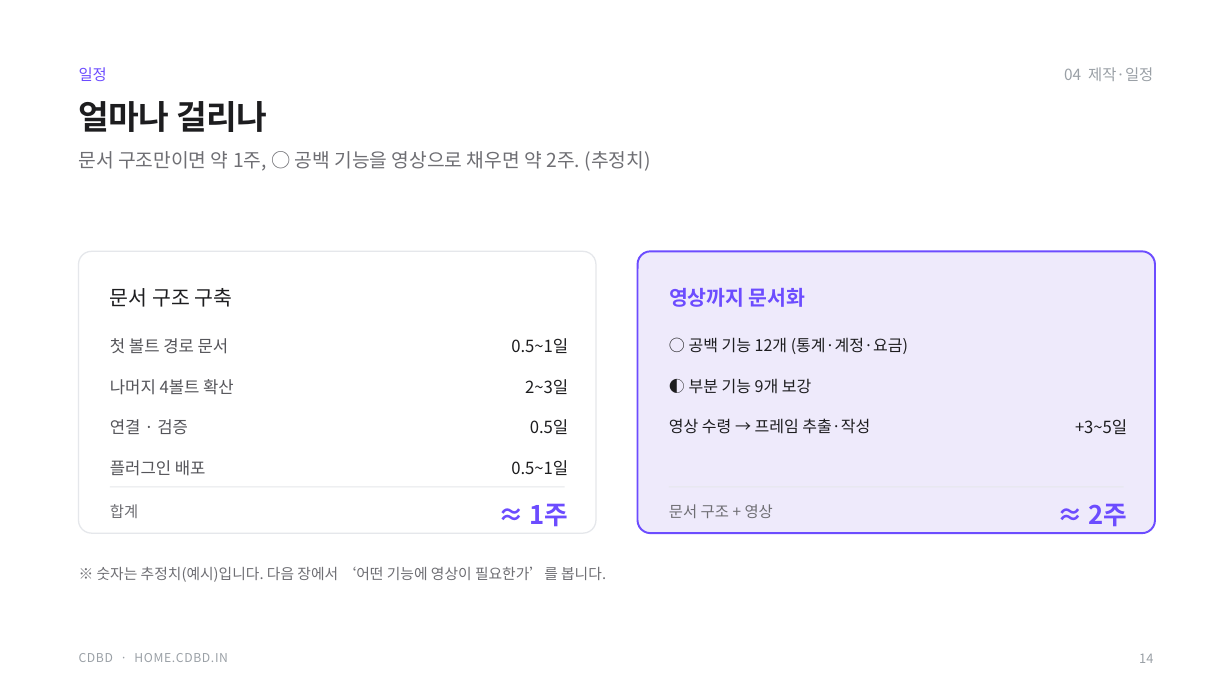
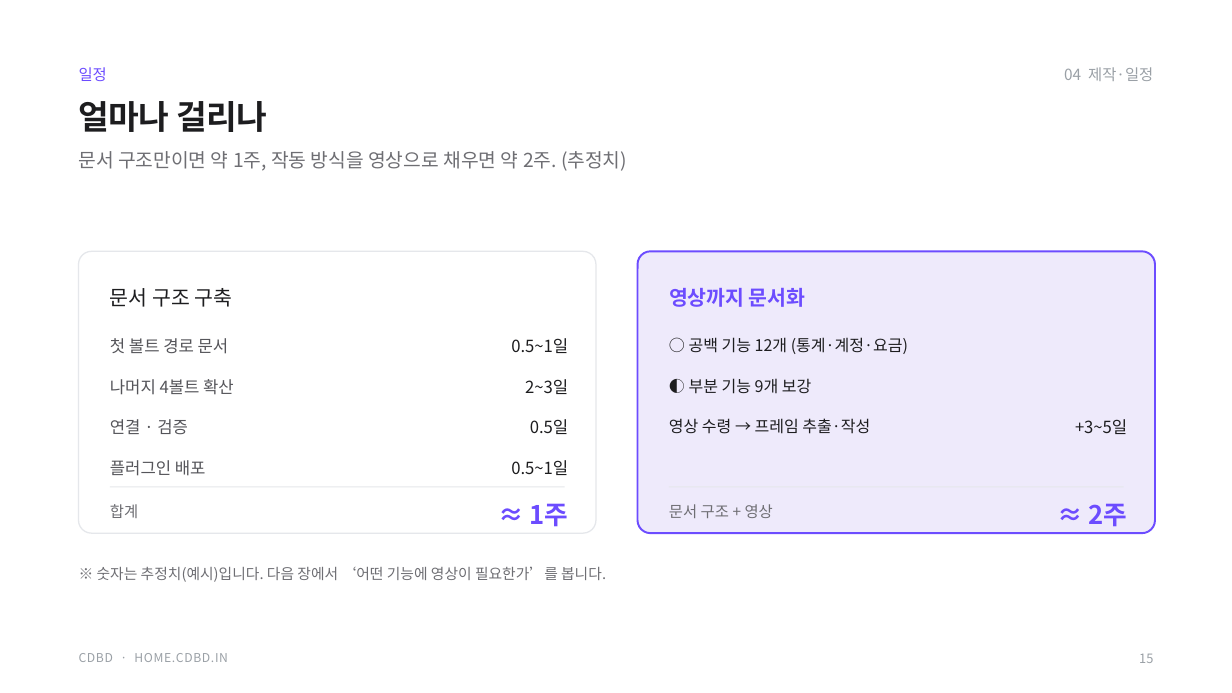
Before and after one commit to CdBd-in/design, a slide deck: slide 16 of CdBd 기능 문서 구조 설계.pptx (slide 15 before the commit). Drawn at 1232x693 pixels with LibreOffice and Linux fonts; fonts in the diff are those of the drawing. Boxes give left, top, right and bottom in pixels: in the first picture for what was removed or moved away, otherwise in the second. Text is boxed around its words. In the diff, an @@ line names an element or a change of style, - is before the commit and + after.

```diff
--- a/CdBd 기능 문서 구조 설계.pptx
+++ b/CdBd 기능 문서 구조 설계.pptx
@@ text at (79,151,627,171): text changed @@
-문서 구조만이면 약 1주, ○ 공백 기능을 영상으로 채우면 약 2주. (추정치)
+문서 구조만이면 약 1주, 작동 방식을 영상으로 채우면 약 2주. (추정치)
@@ text at (1139,653,1153,663): text changed @@
-14
+15
```
Also in this commit, not shown: 3 other slides changed, 1 slide added, 1 other file.
